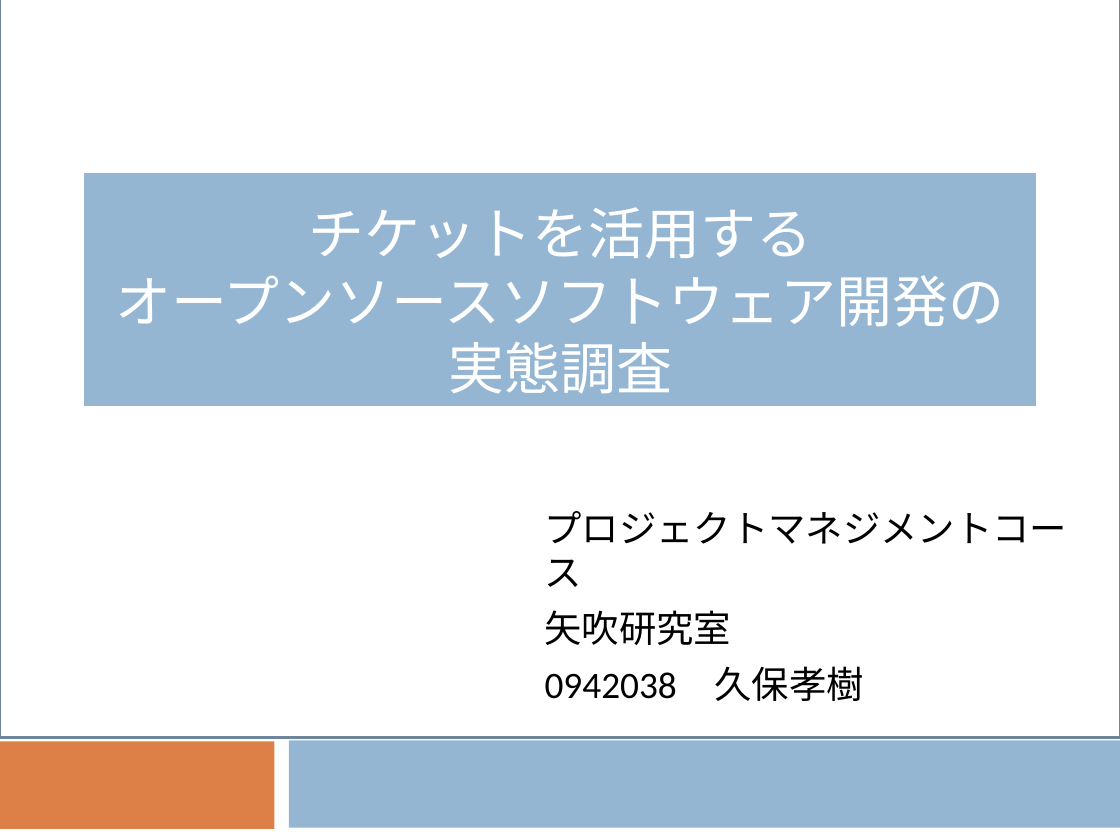
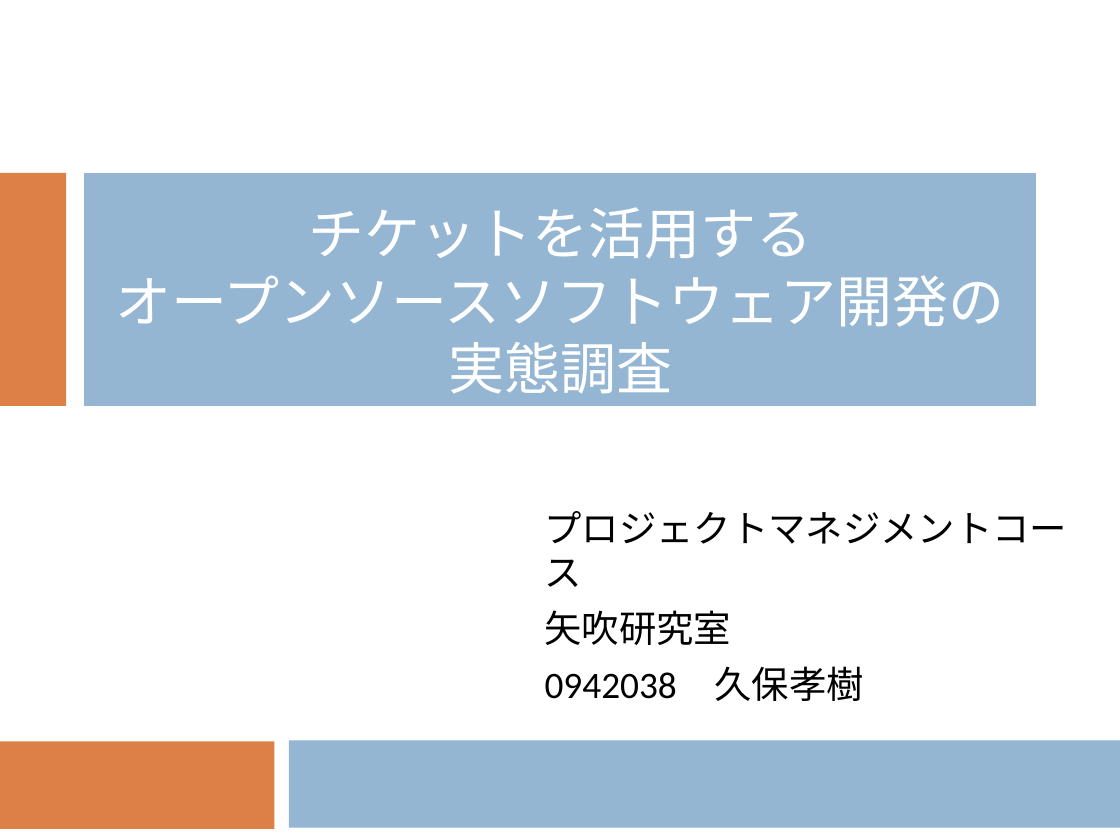
Before and after one commit to keimatsui/kadai, a slide deck: slide 1 of 卒業論文/2012/久保孝樹/最終発表/最終発表.pptx. Drawn at 1120x840 pixels with LibreOffice and Linux fonts; fonts in the diff are those of the drawing. Boxes give left, top, right and bottom in pixels: in the first picture for what was removed or moved away, otherwise in the second. Text is boxed around its words. In the diff, an @@ line names an element or a change of style, - is before the commit and + after.

```diff
--- a/卒業論文/2012/久保孝樹/最終発表/最終発表.pptx
+++ b/卒業論文/2012/久保孝樹/最終発表/最終発表.pptx
@@ rectangle at [0, 0, 1120, 738]: outline #6D879B 1.5 pt to none @@
@@ rectangle added at [0, 174, 66, 407], fill #DD8047 @@
```
Also in this commit, not shown: 2 other slides changed.
